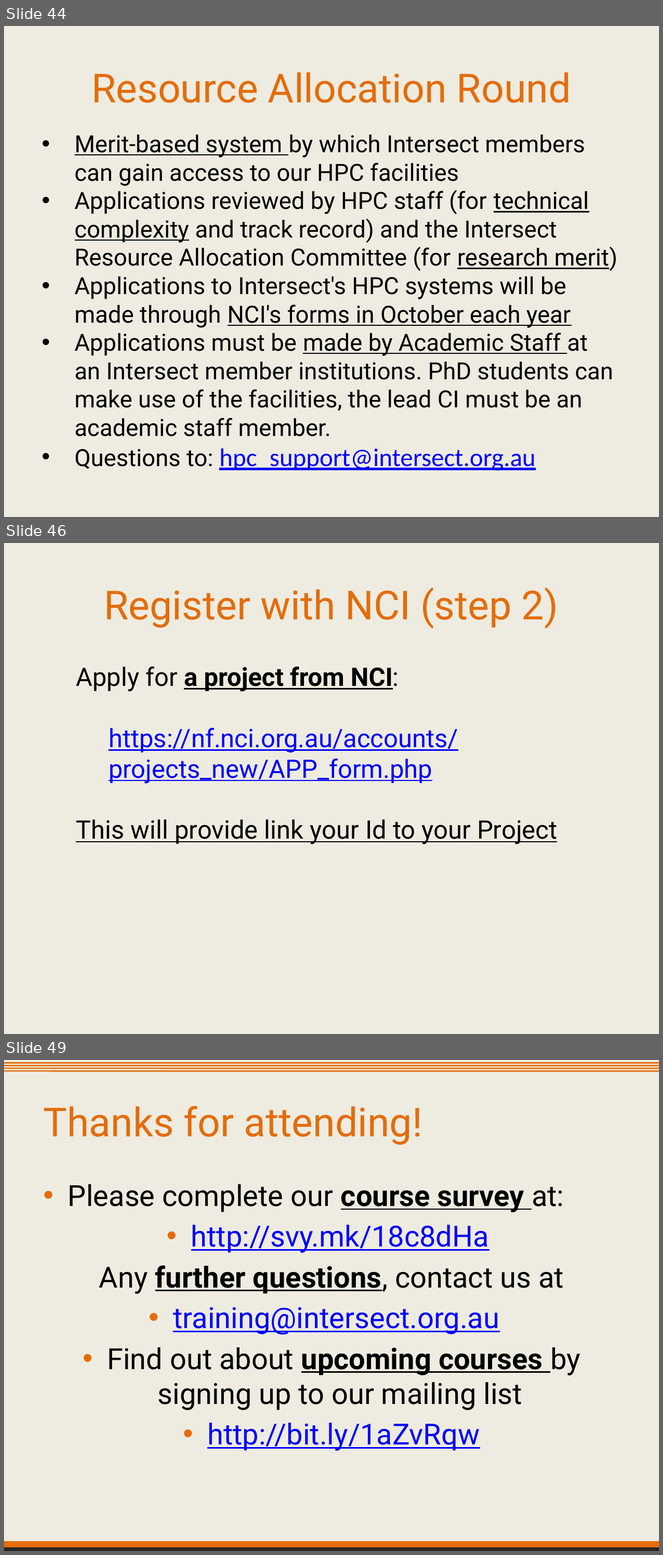
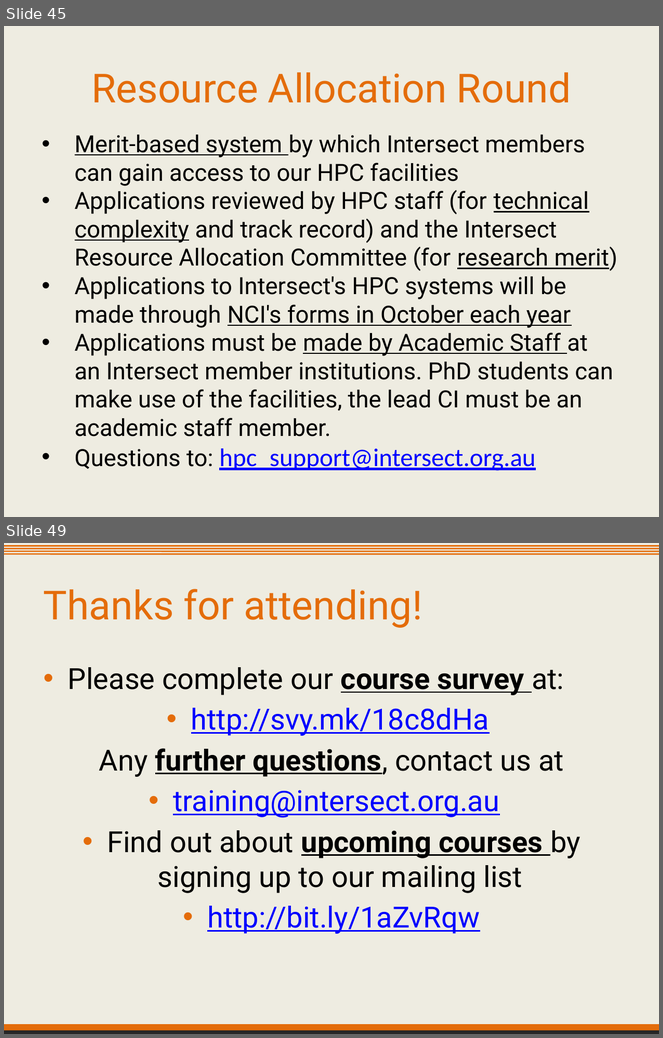
Before and after one commit to IntersectAustralia/TrainingMaterials, a slide deck: IntroToUnixHPC/03 HPC - Slides.pptx. Shown one above the other, each under a label of ours: slides 44, 46 and 49 before the commit, slides 45 and 49 after it; the slides between them are not shown. The pictures are 663x1555 and 663x1038 pixels, drawn with LibreOffice and Linux fonts; fonts in the diff are those of the drawing; background and template pictures are left out. Boxes give left, top, right and bottom in pixels: in the first picture for what was removed or moved away, otherwise in the second. Text is boxed around its words. In the diff, an @@ line names an element or a change of style, - is before the commit and + after.

```diff
--- a/IntroToUnixHPC/03 HPC - Slides.pptx
+++ b/IntroToUnixHPC/03 HPC - Slides.pptx
@@ slide 46 removed at [4, 543, 659, 1034], background #EEECE1 @@
@@ text removed at [104, 587, 558, 629] @@
-Register with NCI (step 2)
@@ text removed at [76, 666, 557, 845] @@
-  Apply for a project from NCI:
-    https://nf.nci.org.au/accounts/projects_new/APP_form.php
-  This will provide link your Id to your Project
@@ what was slide 44 is now slide 45 @@
```
Also in this commit, not shown: 11 slides changed, 1 slide added, 1 other file.
